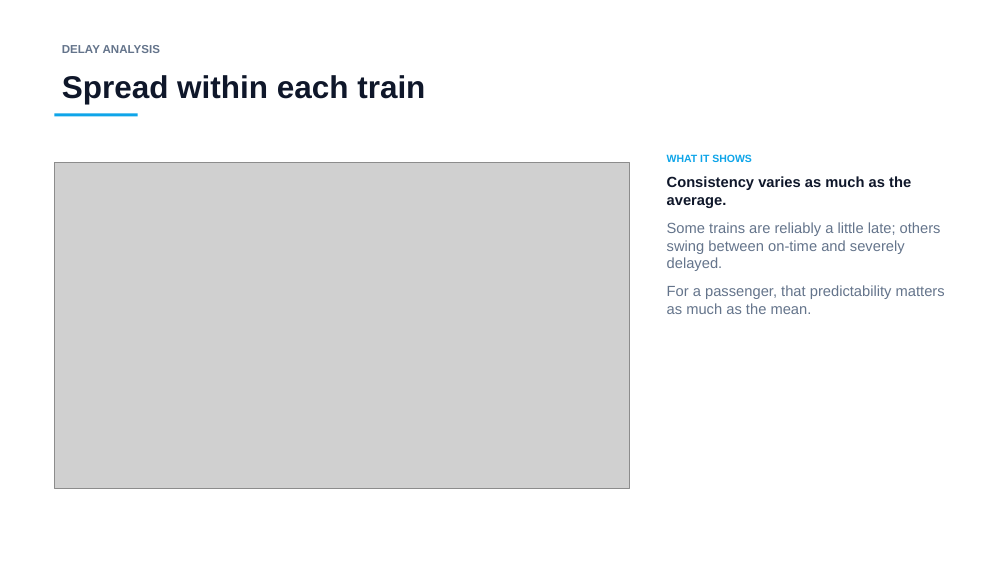
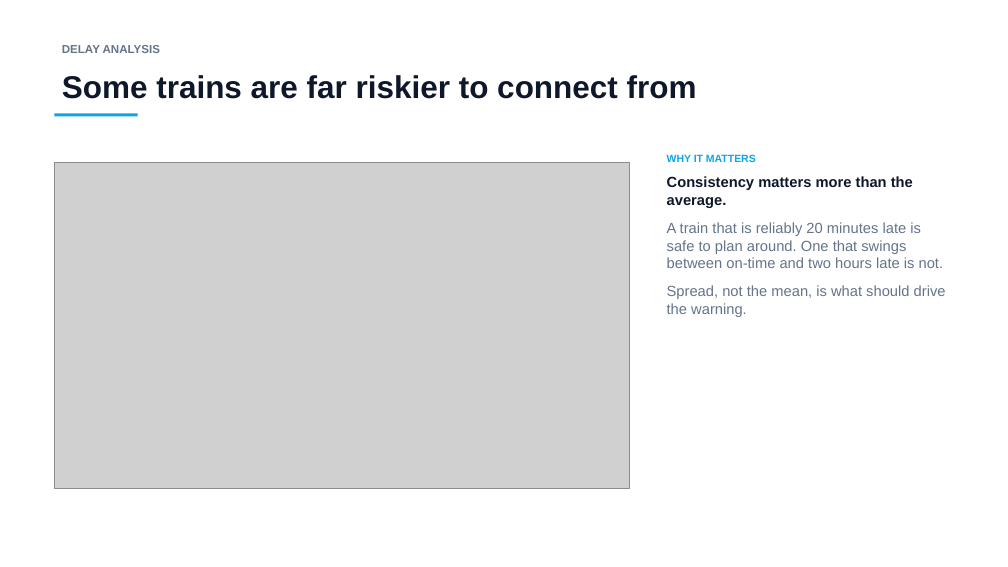
Before and after one commit to mohammadamir0762-arch/irctc, a slide deck: slide 13 of PS91_Presentation.pptx (slide 22 before the commit). Drawn at 1008x567 pixels with LibreOffice and Linux fonts; fonts in the diff are those of the drawing; grey boxes stand for pictures. Boxes give left, top, right and bottom in pixels: in the first picture for what was removed or moved away, otherwise in the second. Text is boxed around its words. In the diff, an @@ line names an element or a change of style, - is before the commit and + after.

Commit message:
shorten presentation, add connecting journey section

```diff
--- a/PS91_Presentation.pptx
+++ b/PS91_Presentation.pptx
@@ text at (62, 75, 697, 99): text changed @@
-Spread within each train
+Some trains are far riskier to connect from
@@ text at (667, 154, 946, 317): text changed @@
-WHAT IT SHOWS
-Consistency varies as much as the average.
-Some trains are reliably a little late; others swing between on-time and severely delayed.
-For a passenger, that predictability matters as much as the mean.
+WHY IT MATTERS
+Consistency matters more than the average.
+A train that is reliably 20 minutes late is safe to plan around. One that swings between on-time and two hours late is not.
+Spread, not the mean, is what should drive the warning.
```
Also in this commit, not shown: 10 other slides changed, 5 slides added, 22 slides removed, 1 other file.
